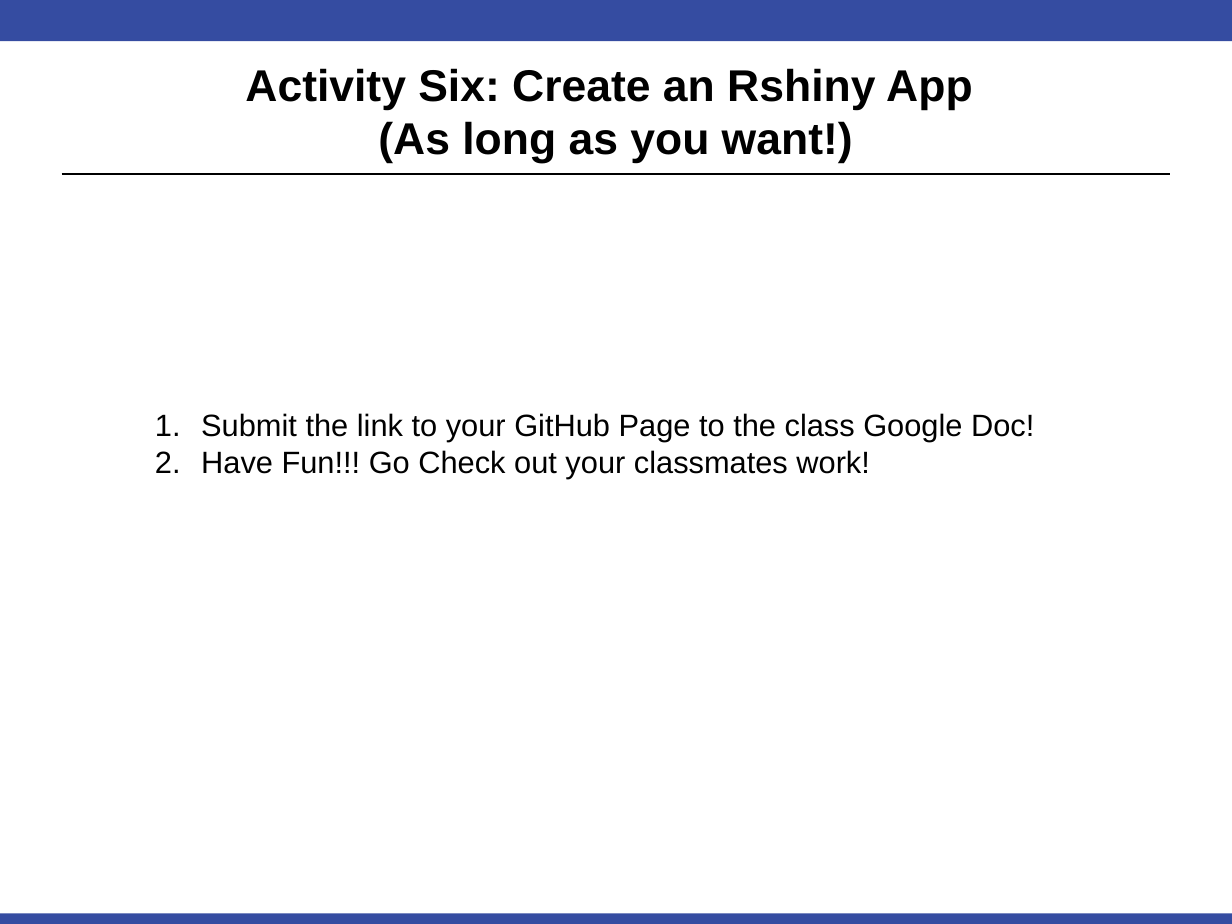
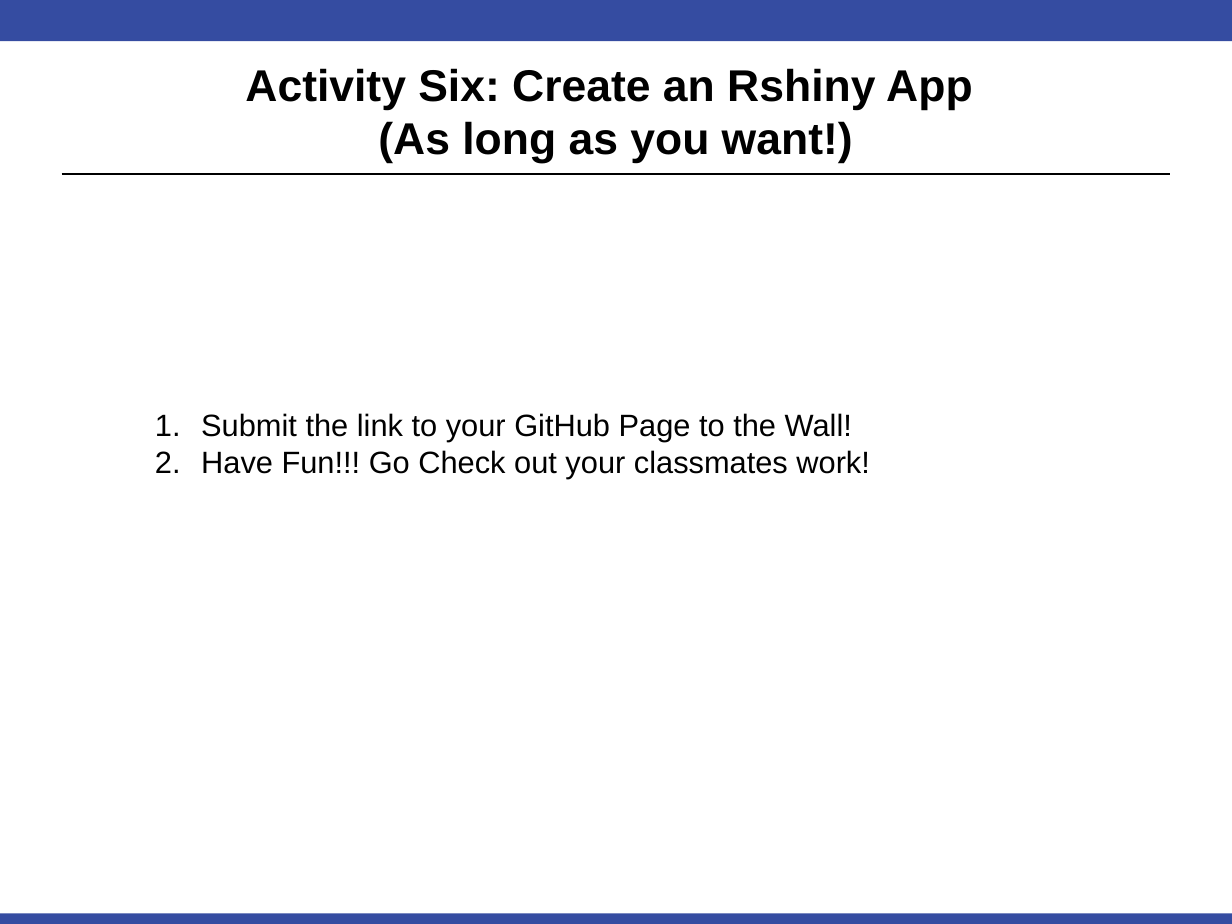
Before and after one commit to BivinSadler/MSDS_6306_Doing-Data-Science, a slide deck: slide 8 of Unit 12/Unit 12 For Live Session.pptx. Drawn at 1232x924 pixels with LibreOffice and Linux fonts; fonts in the diff are those of the drawing. Boxes give left, top, right and bottom in pixels: in the first picture for what was removed or moved away, otherwise in the second. Text is boxed around its words. In the diff, an @@ line names an element or a change of style, - is before the commit and + after.

```diff
--- a/Unit 12/Unit 12 For Live Session.pptx
+++ b/Unit 12/Unit 12 For Live Session.pptx
@@ text at (x1=201, y1=413, x2=852, y2=442): text changed @@
-1. Submit the link to your GitHub Page to the class Google Doc!
+1. Submit the link to your GitHub Page to the Wall!
```
Also in this commit, not shown: 1 other slide changed.
